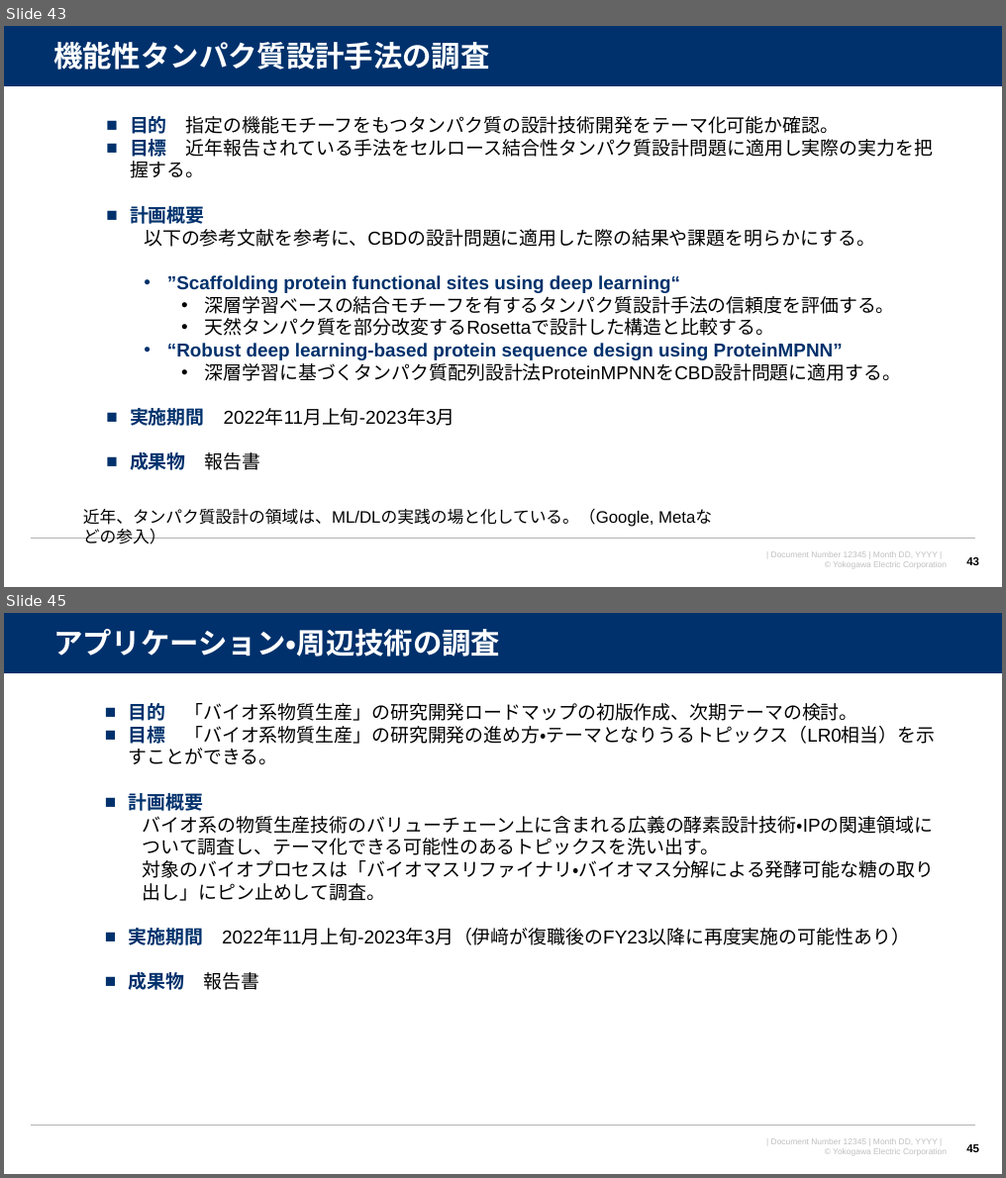
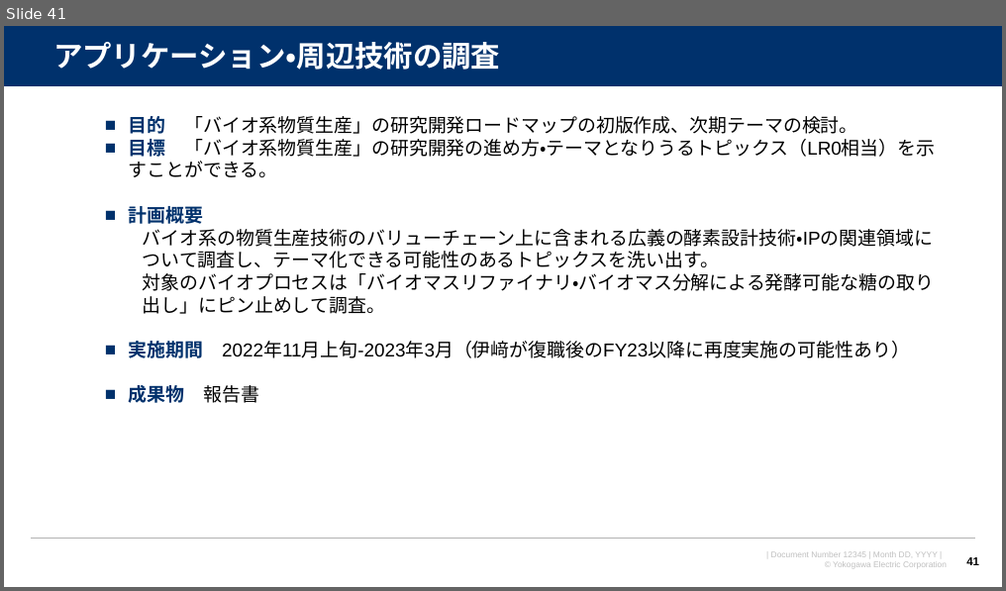
Before and after one commit to watarukumagai-git/denovo, a slide deck: survey_doc/2022年12月度月報_人工酵素設計.pptx. Shown one above the other, each under a label of ours: slides 43 and 45 before the commit, slide 41 after it; the slides between them are not shown. The pictures are 1006x1178 and 1006x591 pixels, drawn with LibreOffice and Linux fonts; fonts in the diff are those of the drawing; background and template pictures are left out. Boxes give left, top, right and bottom in pixels: in the first picture for what was removed or moved away, otherwise in the second. Text is boxed around its words. In the diff, an @@ line names an element or a change of style, - is before the commit and + after.

```diff
--- a/survey_doc/2022年12月度月報_人工酵素設計.pptx
+++ b/survey_doc/2022年12月度月報_人工酵素設計.pptx
@@ slide 43 removed at (4, 26, 1002, 587), background #FFFFFF; not listed: 4 template elements that a slide beside it also shows @@
@@ title removed at (54, 42, 489, 70) @@
-機能性タンパク質設計手法の調査
@@ text removed at (130, 116, 933, 471) @@
-■ 目的 指定の機能モチーフをもつタンパク質の設計技術開発をテーマ化可能か確認。
-■ 目標 近年報告されている手法をセルロース結合性タンパク質設計問題に適用し実際の実力を把握する。
-■ 計画概要
-以下の参考文献を参考に、CBDの設計問題に適用した際の結果や課題を明らかにする。
-  • ”Scaffolding protein functional sites using deep learning“
-    • 深層学習ベースの結合モチーフを有するタンパク質設計手法の信頼度を評価する。
-    • 天然タンパク質を部分改変するRosettaで設計した構造と比較する。
-  • “Robust deep learning-based protein sequence design using ProteinMPNN”
-    • 深層学習に基づくタンパク質配列設計法ProteinMPNNをCBD設計問題に適用する。
-■ 実施期間 2022年11月上旬-2023年3月
-■ 成果物 報告書
@@ text removed at (83, 509, 654, 527) @@
-近年、タンパク質設計の領域は、ML/DLの実践の場と化している。（Google, Metaなどの参入）
@@ page number removed at (966, 558, 979, 566) @@
-43
@@ what was slide 45 is now slide 41 @@
@@ page number at (966, 558, 979, 566): text changed @@
-45
+41
```
Also in this commit, not shown: 3 slides changed, 2 other slides removed.
